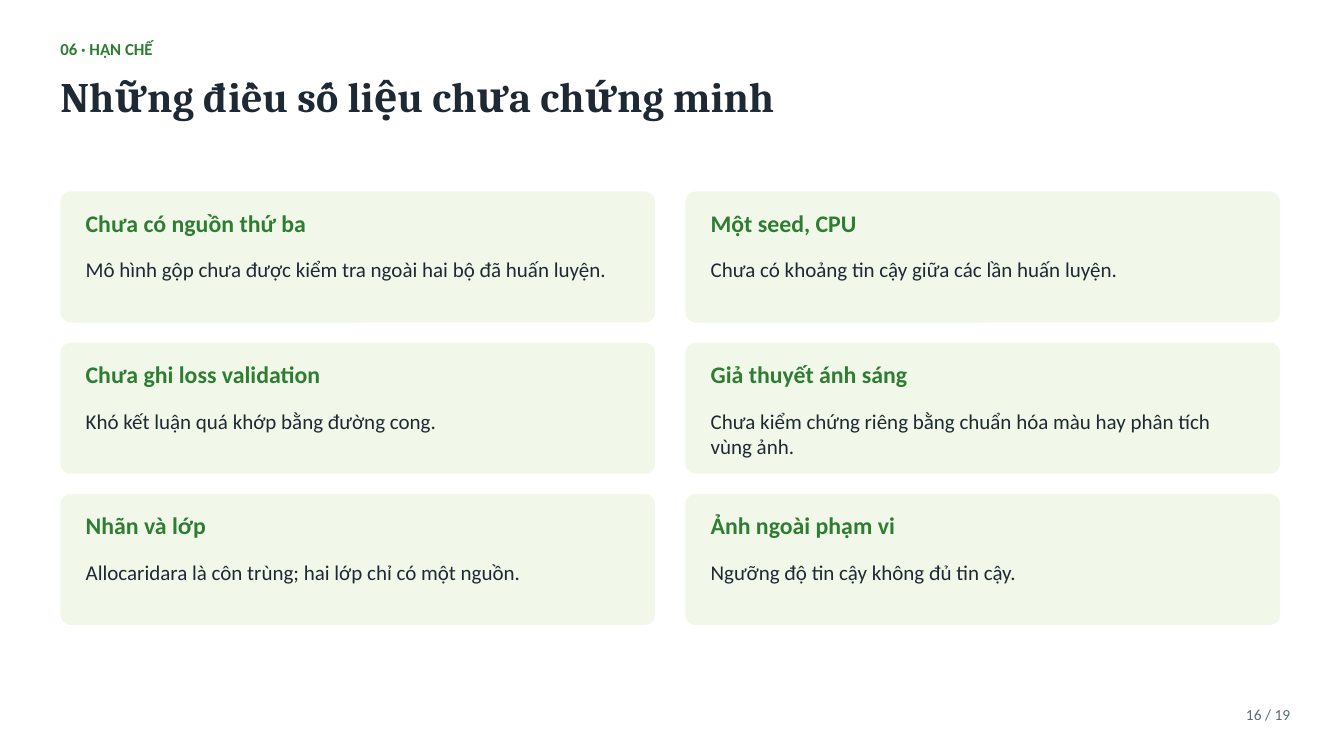
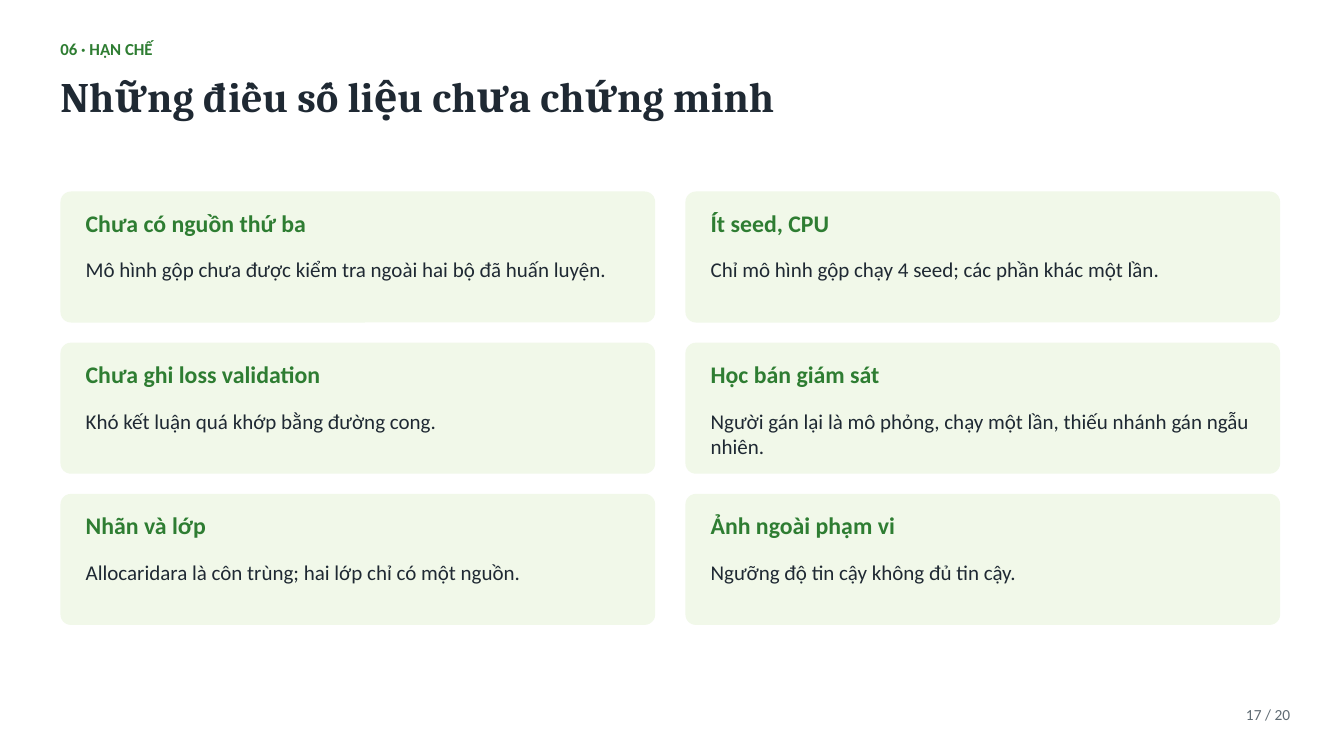
Before and after one commit to vugialinh905-wq/DoAn-HKDN, a slide deck: slide 17 of 02_Slide/Slide_TTTN_V2.pptx (slide 16 before the commit). Drawn at 1344x756 pixels with LibreOffice and Linux fonts; fonts in the diff are those of the drawing. Boxes give left, top, right and bottom in pixels: in the first picture for what was removed or moved away, otherwise in the second. Text is boxed around its words. In the diff, an @@ line names an element or a change of style, - is before the commit and + after.

Commit message:
Them ket qua hoc ban giam sat va 4 seed mo hinh gop vao bao cao, slide, nhat ky AI
- semisup.py: chay 2 nhanh con thieu (pseudo, human) va doi chung lan 2
  (results/semisup_result.json, semisup_control_rerun.json, semisup_round0.pt)
- Mo hinh gop seed 43/44/45 (CHAY_3_SEED.bat, seeds_summary.py,
  results/merged_s4*_result.json, merged_seeds.json): 94,86 +- 0,25% tong (n=4)
- Bao cao: Muc 5.6 hoc ban giam sat, Bang 9 (4 seed), sua cac cho "mot seed",
  sua so 95,4% -> 96,1% o Ket luan; slide 16 moi (20 slide); nhat ky Phien 57

```diff
--- a/02_Slide/Slide_TTTN_V2.pptx
+++ b/02_Slide/Slide_TTTN_V2.pptx
@@ text at (711,212,829,235): text changed @@
-Một seed, CPU
+Ít seed, CPU
@@ text at (711,261,1159,281): text changed @@
-Chưa có khoảng tin cậy giữa các lần huấn luyện.
+Chỉ mô hình gộp chạy 4 seed; các phần khác một lần.
@@ text at (711,366,879,387): text changed @@
-Giả thuyết ánh sáng
+Học bán giám sát
@@ text at (711,412,1249,454): text changed @@
-Chưa kiểm chứng riêng bằng chuẩn hóa màu hay phân tích vùng ảnh.
+Người gán lại là mô phỏng, chạy một lần, thiếu nhánh gán ngẫu nhiên.
@@ text at (1246,710,1291,720): text changed @@
-16 / 19
+17 / 20
```
Also in this commit, not shown: 17 other slides changed, 1 slide added, 23 other files.
